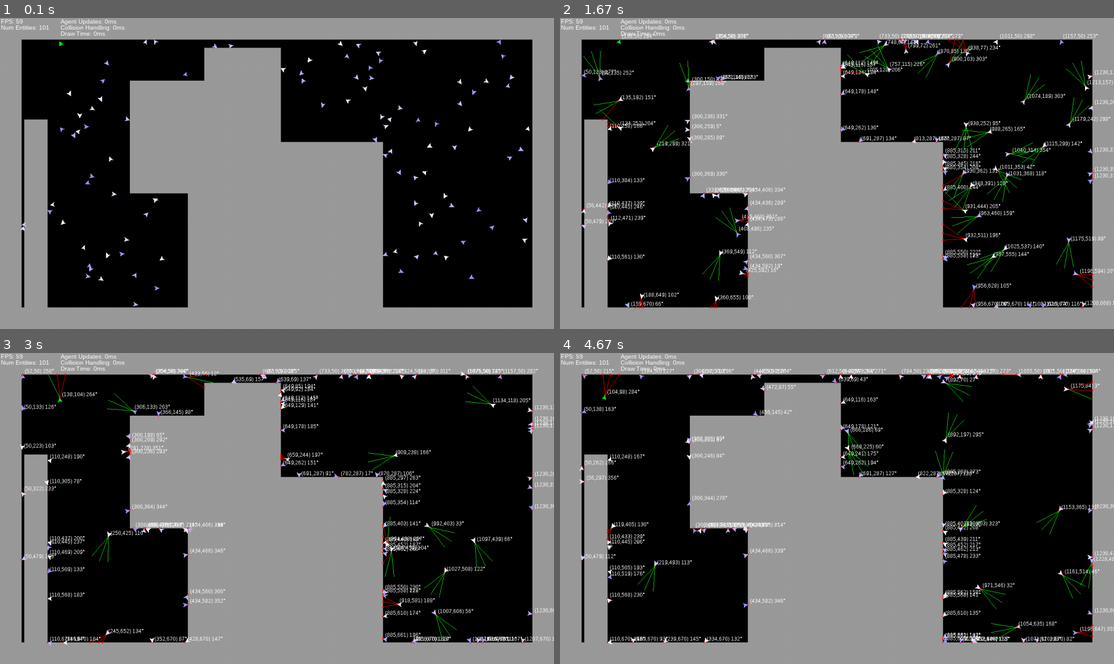
Above: before the commit, frames 1-4 (two rows, left to right).
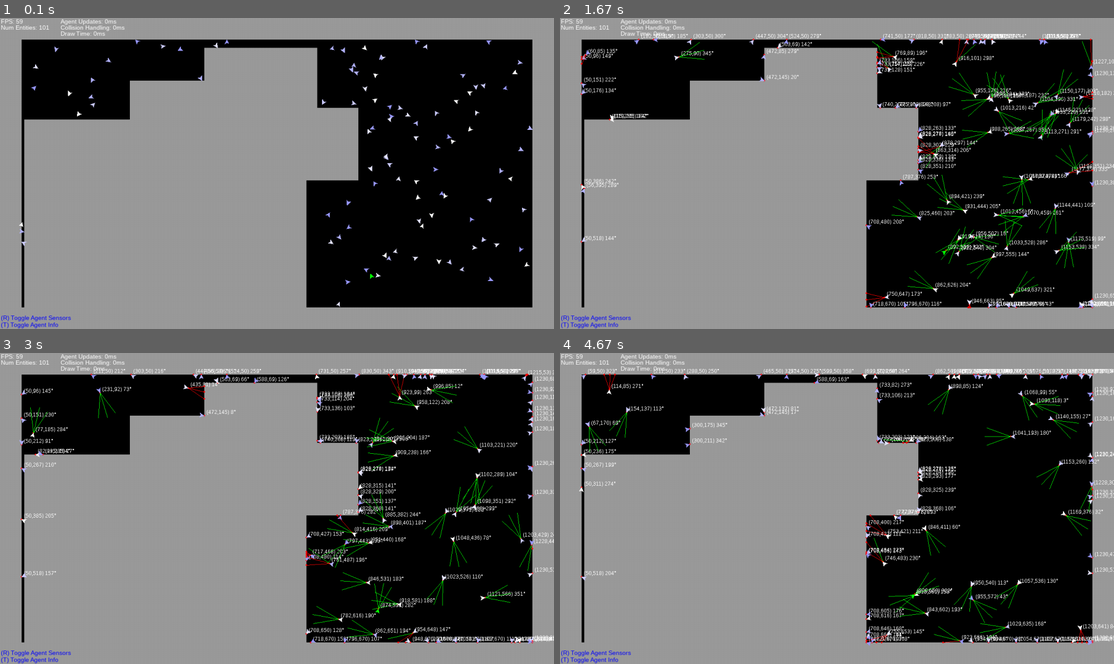
Above: after the commit, the same moments.

Repository: PatrickSinger99/MultiAgentSimulation
Game: pygame game, started from src/main.py
Two runs of this game, one before a commit and one after it. Both use one fixed random seed, a clock stepped at 60 frames per second and the inputs below.
Inputs:
- Up to frame 1 (0.1 s): no input
- Up to frame 2 (1.67 s): tap R at 0.33 s; hold D 0.67-1.13 s; hold W 1.17-1.47 s; hold D from 1.5 s (still down); tap T at 1.65 s
- Up to frame 3 (3 s): release D at 1.97 s; hold A 2-2.53 s; hold S 2.57-2.87 s; hold A from 2.9 s (still down)
- Up to frame 4 (4.67 s): tap T at 3.05, 4.55 s; release A at 3.3 s; hold W 3.33-3.7 s; hold D 3.73-4.37 s; hold S from 4.4 s (still down)

The runs differ from the first frame. In frame 1, 23% of the frame differs, in the area x 0-97%, y 6-100%; in frame 2, 30%, in the area x 0-100%, y 5-100%; in frame 3, 29%; in frame 4, 28%.

Commit message:
reworked sensor collision detection with much better performance

Diff:
--- a/src/main.py
+++ b/src/main.py
@@ -5,30 +5,38 @@
 from colors import *
 import random
 import time
-
-
-def run_simulation(screen_size_x: int, screen_size_y: int, number_of_agents: int = 20, simulation_fps: int = 30,
+from typing import Tuple
+
+
+def run_simulation(environment_dimensions: Tuple[int, int], simulation_fps: int = 30, number_of_agents: int = 20,
                    player_controlled_agent: bool = False):
-
-    # Initialize Pygame and set up the window
+    """
+    Starts a new simulation and runs the main game loop. Parameters for the simulation are defined here.
+    :param environment_dimensions: Dimensions of the simulation area defined as a tuple (x, y).
+    :param simulation_fps: Target frames per second of the simulation.
+    :param number_of_agents: Number of agents that get spawned into the simulation.
+    :param player_controlled_agent: Define if a user controllable agent should be spawned.
+    """
+
+    # Initialize pygame and set up the window
     pygame.init()
     pygame.font.init()
     pygame.display.set_caption("Simulation")
-    screen = pygame.display.set_mode([screen_size_x, screen_size_y])
+    screen = pygame.display.set_mode(environment_dimensions)
 
     # Create game loop variables
     done = False
     clock = pygame.time.Clock()
     delta_time_last_frame = 1
 
-    # Create Game instance
-    simulation = Simulation(size=(screen_size_x, screen_size_y), number_of_agents=number_of_agents,
+    # Create simulation instance
+    simulation = Simulation(size=environment_dimensions, number_of_agents=number_of_agents,
                             player_controlled_agent=player_controlled_agent)
 
     """ MAIN GAME LOOP """
 
     while not done:
-
+        # Run all simulation functions for one step/frame of the simulation
         done = simulation.process_events()
         simulation.update()
         simulation.display_frame(screen, delta_time_last_frame)
@@ -36,17 +44,28 @@
         # Display updated screen
         pygame.display.flip()
 
-        # Tick game and save time this frame took to render
+        # Tick game and save time this frame took to compute
         delta_time_last_frame = clock.tick(simulation_fps) / 1000
 
 
 class Simulation:
+    """
+    Main class for running the multi agent simulation.
+    """
 
     # Figures
     entity_polygon = [(0, 0), (-10, -5), (-8, 0), (-10, +5)]
 
     def __init__(self, size, number_of_agents, player_controlled_agent=False):
+        """
+        Initialize the simulation.
+        :param size: Dimensions of the simulation area defined as a tuple (x, y).
+        :param number_of_agents: Number of agents that get spawned into the simulation.
+        :param player_controlled_agent: Define if a user controllable agent should be spawned.
+        """
         self.size = size
+
+        # Simulation element groups
         self.agents = []
         self.obstacles = pygame.sprite.Group()
 
@@ -54,24 +73,26 @@
         self.debug_font = pygame.font.SysFont('Arial', 14)
         self.entity_info_font = pygame.font.SysFont("Arial", 12)
 
-        # States
+        # Display states
         self.show_agent_debug_info = False
         self.show_agent_sensors = False
-        self.show_control_hotkeys = False
+        self.show_control_hotkeys = True
 
         # Timers
         self.timer_agent_updates = 0
         self.timer_collision_handling = 0
         self.timer_draw_frame = 0
 
-        # TEMP Add random obstacles
+        # TODO TEMPORARY Add random obstacles
         for _ in range(5):
             self.add_obstacle(position=(random.randint(0, self.size[0]-300), random.randint(0, self.size[1]-300)),
-                              width=random.randint(50, 500),
-                              height=random.randint(50, 500))
+                              width=random.randint(50, 500), height=random.randint(50, 500))
 
         # Add border obstacles
         self.add_border(thickness=50)
+
+        # Calculate obstacle edges
+        self.obstacle_edges = self.get_obstacle_edges()
 
         # Add agents to simulation
         for _ in range(number_of_agents):
@@ -82,11 +103,12 @@
 
         # Add player controlled agent
         if player_controlled_agent:
-            self.agents.append(PlayerControlledAgent(self, movement_speed=3, turning_speed=3, color=green))
+            self.agents.append(PlayerControlledAgent(self, movement_speed=3, turning_speed=2, color=green))
 
     def process_events(self):
         """
         Process input events by the player
+        :return State of simulation. True = Simulation ended.
         """
         for event in pygame.event.get():
 
@@ -116,35 +138,45 @@
             agent.update()
         self.timer_agent_updates = time.time() - timer_start
 
-        # Collision detection
+        """Collision detection"""
+
         timer_start = time.time()
+        # Iterate over all agents and obstacles
         for agent in self.agents:
             for obstacle in self.obstacles:
 
-                # If collision is detected, calculate collision coords and move agent to them
+                # Check collision of agent with environment
                 if obstacle.rect.collidepoint(agent.location[0], agent.location[1]):
+                    # If collision is detected, calculate collision coords and move agent to them
                     agent_travel_line = (agent.prev_location, agent.location)
                     collision_coordinates = self.calculate_collision_point(agent_travel_line, obstacle)
                     if collision_coordinates is not None:
                         agent.move(collision_coordinates)
 
-                # TEMP TEST SENSORS
-                # TODO VERY BAD IMPLEMENTATION HORRIBLE PERFORMANCE
-                if self.show_agent_sensors:
-                    for i, sensor_coords in enumerate(agent.sensor_coords):
-                        sensor_line = (agent.location, sensor_coords)
-                        collision_coordinates = self.calculate_collision_point(sensor_line, obstacle, multiple_collision_points=True)
-                        if len(collision_coordinates) != 0:
-                            collision_candidates = collision_coordinates
-                            if agent.sensor_collisions[i] is not None:
-                                collision_candidates.append(agent.sensor_collisions[i])
-
-                            distances = []
-                            for col in collision_candidates:
-                                distances.append(self.calculate_distance(col, agent.location))
-
-                            smallest_distance_index = distances.index(min(distances))
-                            agent.sensor_collisions[i] = collision_candidates[smallest_distance_index]
+                    # Old agent sensors environment obstacle detection (much slower)
+                    """
+                    if self.show_agent_sensors:
+                        for i, sensor_coords in enumerate(agent.sensor_coords):
+                            sensor_line = (agent.location, sensor_coords)
+                            collision_coordinates = self.calculate_collision_point(sensor_line, obstacle,
+                                                                                   multiple_collision_points=True)
+                            if len(collision_coordinates) != 0:
+                                collision_candidates = collision_coordinates
+                                if agent.sensor_collisions[i] is not None:
+                                    collision_candidates.append(agent.sensor_collisions[i])
+
+                                distances = []
+                                for col in collision_candidates:
+                                    distances.append(self.calculate_distance(col, agent.location))
+
+                                smallest_distance_index = distances.index(min(distances))
+                                agent.sensor_collisions[i] = collision_candidates[smallest_distance_index]
+                    """
+
+        # Check collisions of agent sensors with environment
+        if self.show_agent_sensors:  # TODO for debug reasons only calculate collisions if shown on screen
+            for agent in self.agents:
+                agent.sensor_collision_detection()
 
         self.timer_collision_handling = time.time() - timer_start
 
@@ -322,5 +354,26 @@
 
         return x, y
 
+    def get_obstacle_edges(self):
+        obstacle_edges = []
+
+        for obstacle in self.obstacles:
+            # Obstacle edge points
+            top_left = (obstacle.rect.x, obstacle.rect.y)
+            top_right = (obstacle.rect.x + obstacle.rect.width, obstacle.rect.y)
+            bottom_left = (obstacle.rect.x, obstacle.rect.y + obstacle.rect.height)
+            bottom_right = (obstacle.rect.x + obstacle.rect.width, obstacle.rect.y + obstacle.rect.height)
+
+            # Obstacle edge lines
+            edge_top = (top_left, top_right)
+            edge_right = (top_right, bottom_right)
+            edge_bottom = (bottom_left, bottom_right)
+            edge_left = (top_left, bottom_left)
+
+            obstacle_edges += [edge_top, edge_right, edge_bottom, edge_left]
+
+        return obstacle_edges
+
+
 if __name__ == '__main__':
-    run_simulation(1280, 720, simulation_fps=60, number_of_agents=100, player_controlled_agent=True)
+    run_simulation((1280, 720), simulation_fps=60, number_of_agents=100, player_controlled_agent=True)
--- a/src/pygame_agent.py
+++ b/src/pygame_agent.py
@@ -41,6 +41,7 @@
         # TEMP
         self.sensor_coords = self.calculate_sensor_coords()
         self.sensor_collisions = [None, None, None]
+        self.sensor_collision_distance = [None, None, None]
 
     def update(self):
 
@@ -65,10 +66,10 @@
         # Update sensor coords
         self.sensor_coords = self.calculate_sensor_coords()
         self.sensor_collisions = [None, None, None]
+        self.sensor_collision_distance = [None, None, None]
 
     def move(self, coordinates: (int, int)):
         self.location = coordinates
-
 
     def calculate_sensor_coords(self):
         # Convert angle to radians
@@ -93,10 +94,60 @@
 
         return rotated_positions
 
+    def sensor_collision_detection(self):
+
+        possible_collision_edges = []
+
+        # Get all obstacle borders that are within the radius of a sensor ray to the agent
+        for edge in self.simulation.obstacle_edges:
+            if self.minimum_distance(edge, self.location) <= 60:  # TODO value hardcoded before Sensor placement rework
+                possible_collision_edges.append(edge)
+
+        # Check if edges in range for a collision actually collide with one of the agents sensor rays
+        for edge in possible_collision_edges:
+            for sensor_index, sensor in enumerate(self.sensor_coords):
+                sensor_line = (sensor, self.location)
+
+                # Check intersection with one sensor ray
+                intersection_coords = self.simulation.line_intersection(edge, sensor_line)
+                if intersection_coords is not None:
+
+                    # CASE: No other collision with this sensor ray was detected yet
+                    if self.sensor_collisions[sensor_index] is None:
+                        self.sensor_collisions[sensor_index] = intersection_coords
+                        # self.sensor_collision_distance[sensor_index] = collision_distance
+
+                    # CASE: Sensor ray already has a collision logged
+                    else:
+                        collision_distance = self.simulation.calculate_distance(intersection_coords, self.location)  # TODO method import from simulation
+
+                        # Distance for previous collision now needs to be calculated
+                        if self.sensor_collision_distance[sensor_index] is None:
+                            prev_collision_distance = self.simulation.calculate_distance(self.sensor_collisions[sensor_index], self.location)
+                            self.sensor_collision_distance[sensor_index] = prev_collision_distance
+
+                        # Add distance and new coords to arrays
+                        if self.sensor_collision_distance[sensor_index] > collision_distance:
+                            self.sensor_collisions[sensor_index] = intersection_coords
+                            self.sensor_collision_distance[sensor_index] = collision_distance
+
+    @staticmethod
+    def minimum_distance(line, point):
+        # v, w are points defining the line segment, and p is the point.
+        v, w, p = line[0], line[1], point
+
+        l2 = math.dist(v, w) ** 2  # i.e., |w-v|^2 - avoid a sqrt
+        if l2 == 0:
+            return math.dist(p, v)  # v == w case
+        t = max(0, min(1, ((p[0] - v[0]) * (w[0] - v[0]) + (p[1] - v[1]) * (w[1] - v[1])) / l2))
+        projection = (v[0] + t * (w[0] - v[0]), v[1] + t * (w[1] - v[1]))
+        return math.dist(p, projection)
+
 
 class PlayerControlledAgent(Agent):
     def __init__(self, simulation, **kwargs):
         super().__init__(simulation=simulation, **kwargs)
+        self.name = "user_controlled_agent"
 
     def update(self):
 
@@ -114,7 +165,7 @@
             rotation -= 1
 
         # Randomly change direction
-        self.rotation = self.rotation + rotation
+        self.rotation = self.rotation + rotation * self.turning_speed
 
         # Keep rotation between 0 and 359 degrees
         self.rotation = self.rotation % 360
@@ -134,3 +185,4 @@
         # Update sensor coords
         self.sensor_coords = self.calculate_sensor_coords()
         self.sensor_collisions = [None, None, None]
+        self.sensor_collision_distance = [None, None, None]
